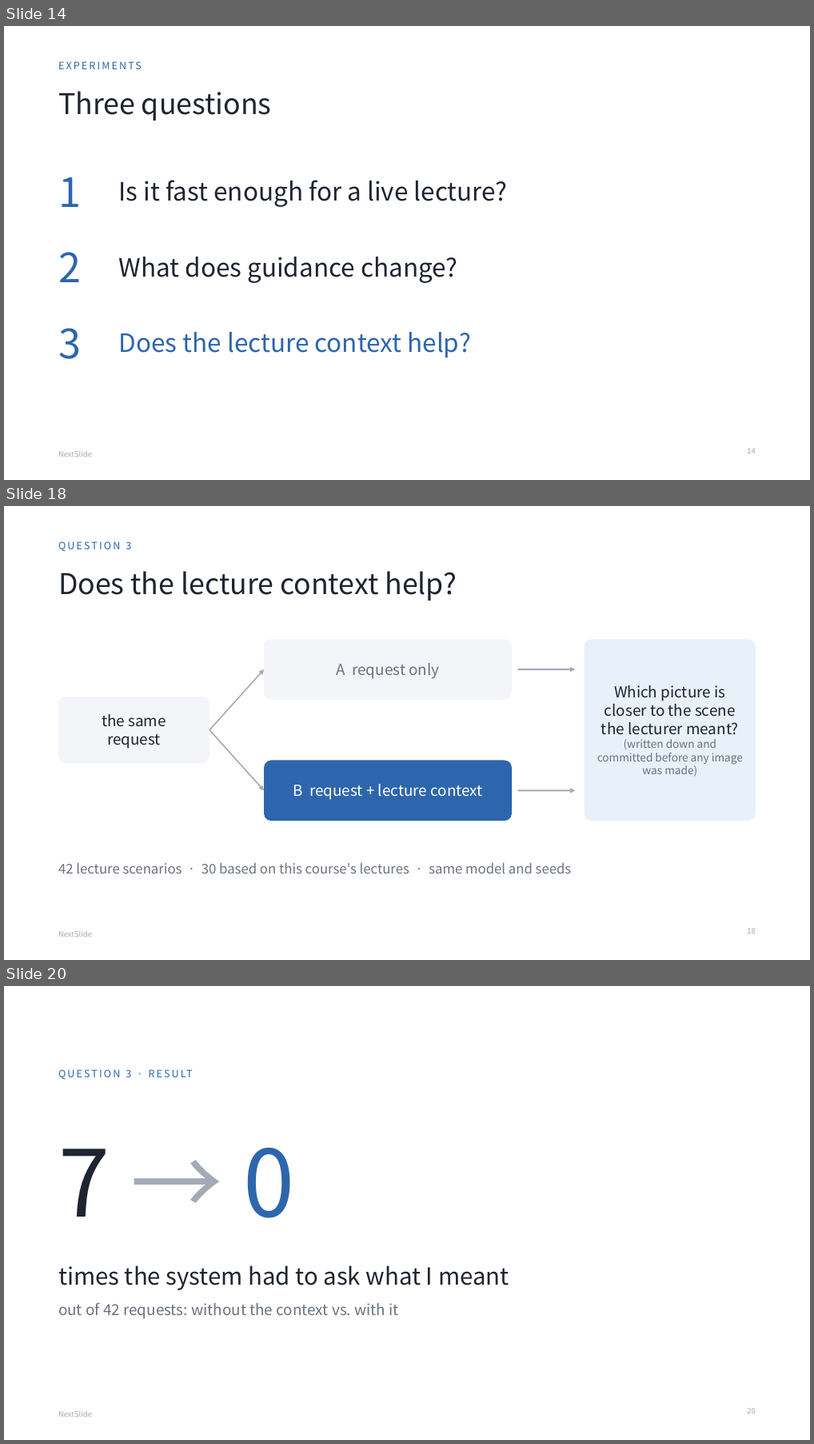
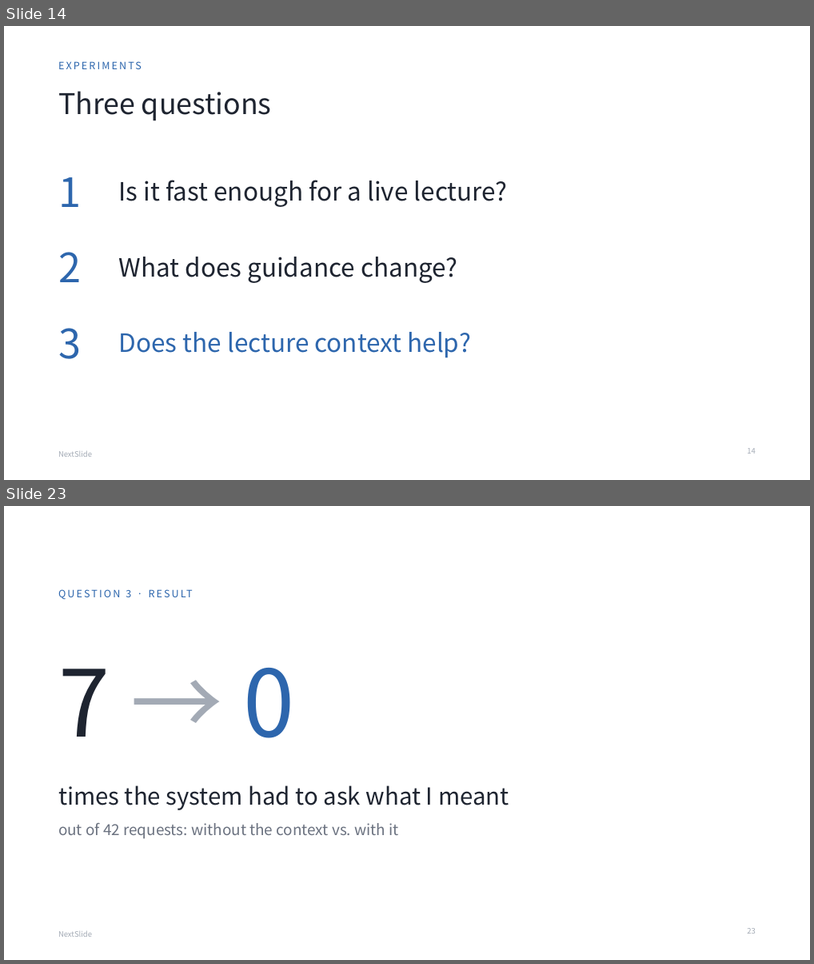
Before and after one commit to nunu0404/GenAI-proj-2026, a slide deck: docs/presentation/NextSlide_final.pptx. Shown one above the other, each under a label of ours: slides 14, 18 and 20 before the commit, slides 14 and 23 after it; the slides between them are not shown. The pictures are 814x1444 and 814x964 pixels, drawn with LibreOffice and Linux fonts; fonts in the diff are those of the drawing. Boxes give left, top, right and bottom in pixels: in the first picture for what was removed or moved away, otherwise in the second. Text is boxed around its words. In the diff, an @@ line names an element or a change of style, - is before the commit and + after.

```diff
--- a/docs/presentation/NextSlide_final.pptx
+++ b/docs/presentation/NextSlide_final.pptx
@@ slide 18 removed at [4,506,810,960], background #FFFFFF; not listed: 1 template element that a slide beside it also shows @@
@@ text removed at [58,541,131,552] @@
-QUESTION 3
@@ title removed at [58,571,457,600] @@
-Does the lecture context help?
@@ rounded rectangle removed at [264,639,512,700] @@
@@ rounded rectangle removed at [585,639,756,820] @@
@@ arrow removed from (210, 730) to (264, 669) @@
@@ text removed at [336,663,439,679] @@
-A request only
@@ arrow removed from (518, 669) to (576, 669) @@
@@ rounded rectangle removed at [58,696,210,763] @@
@@ text removed at [598,685,743,776] @@
-Which picture is closer to the scene the lecturer meant?
-(written down and committed before any image was made)
@@ text removed at [102,714,166,748] @@
-the same
-request
@@ arrow removed from (210, 730) to (264, 790) @@
@@ rounded rectangle removed at [264,760,512,820] @@
@@ text removed at [293,784,482,800] @@
-B request + lecture context
@@ arrow removed from (518, 790) to (576, 790) @@
@@ text removed at [58,862,572,873] @@
-42 lecture scenarios · 30 based on this course's lectures · same model and seeds
@@ page number removed at [747,928,755,933] @@
-18
@@ what was slide 20 is now slide 23 @@
@@ page number at [747,928,755,933]: text changed @@
-20
+23
```
Also in this commit, not shown: 7 slides changed, 4 slides added, 35 other files.
